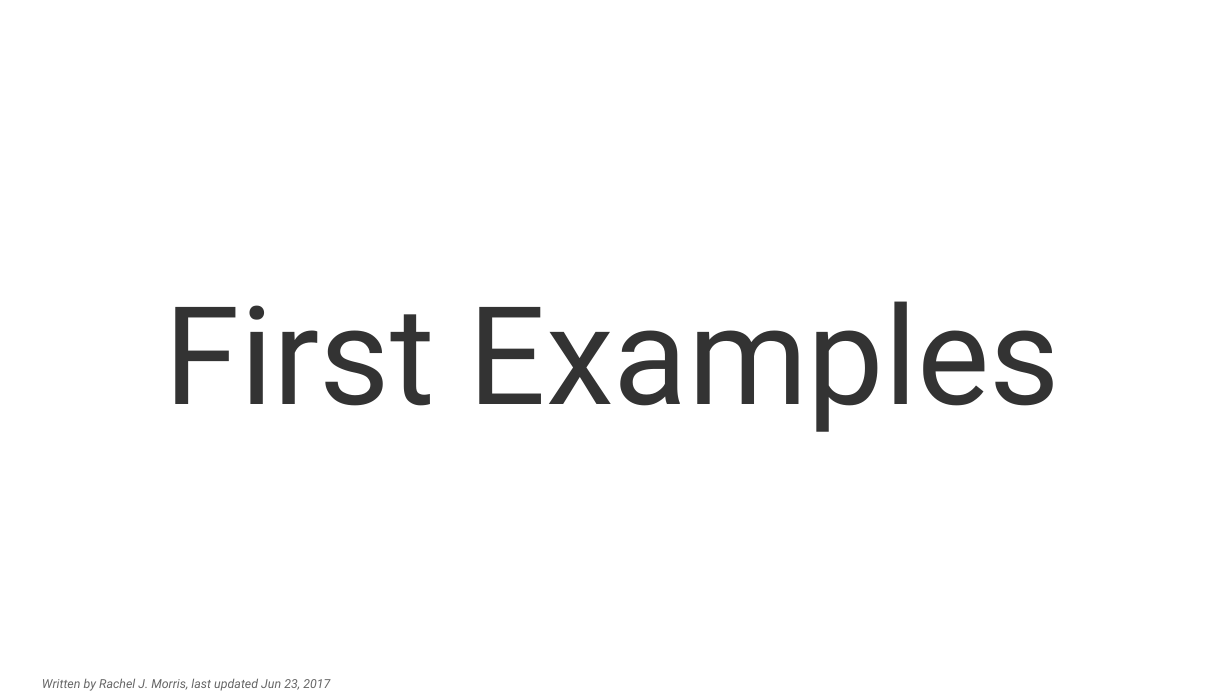
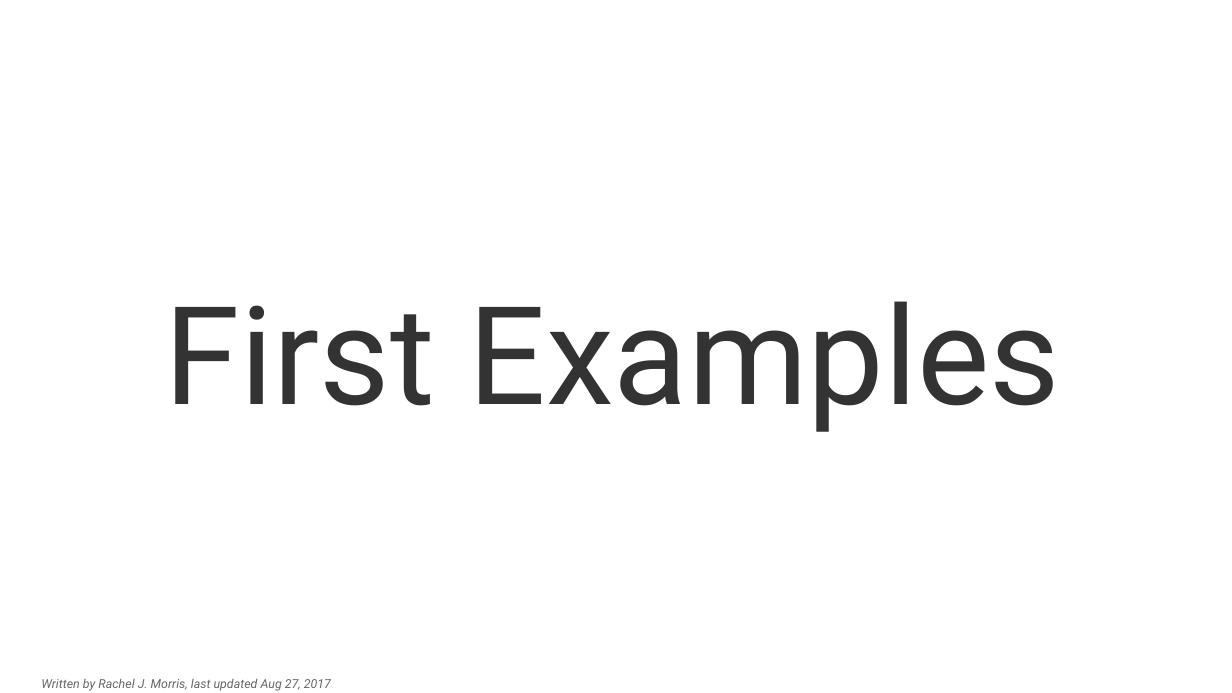
Before and after one commit to nguyenchithien/CS211-Discrete-Structures-II, a slide deck: slide 1 of Lectures/TEMPLATE_16_9.odp. Drawn at 1232x693 pixels with LibreOffice and Linux fonts; fonts in the diff are those of the drawing; background and template pictures are left out. Boxes give left, top, right and bottom in pixels: in the first picture for what was removed or moved away, otherwise in the second. Text is boxed around its words. In the diff, an @@ line names an element or a change of style, - is before the commit and + after.

```diff
--- a/Lectures/TEMPLATE_16_9.odp
+++ b/Lectures/TEMPLATE_16_9.odp
@@ text at box(41, 679, 331, 691): text changed @@
-Written by Rachel J. Morris, last updated Jun 23, 2017
+Written by Rachel J. Morris, last updated Aug 27, 2017
```
Also in this commit, not shown: 4 other slides changed, 5 other files.
